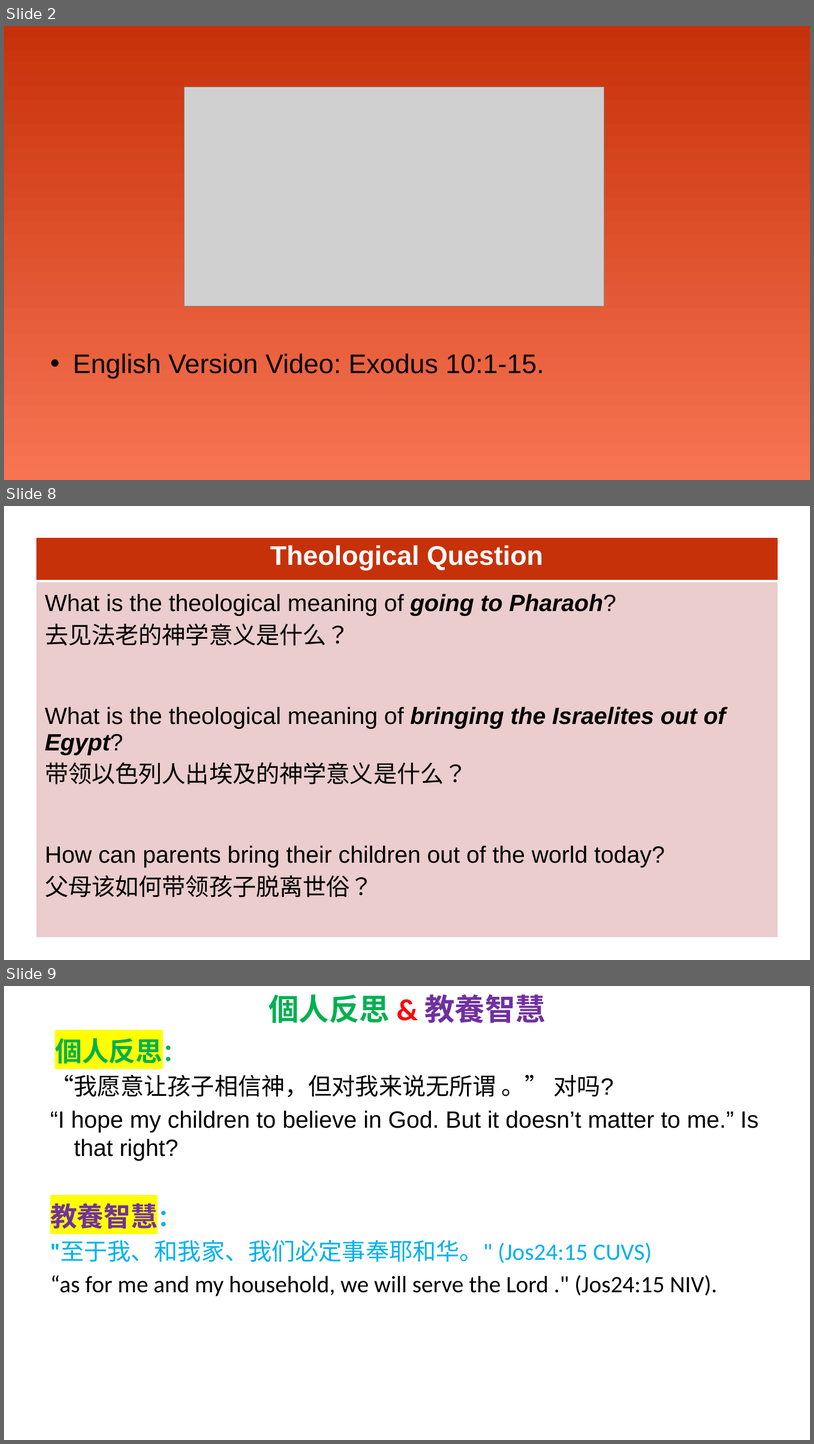
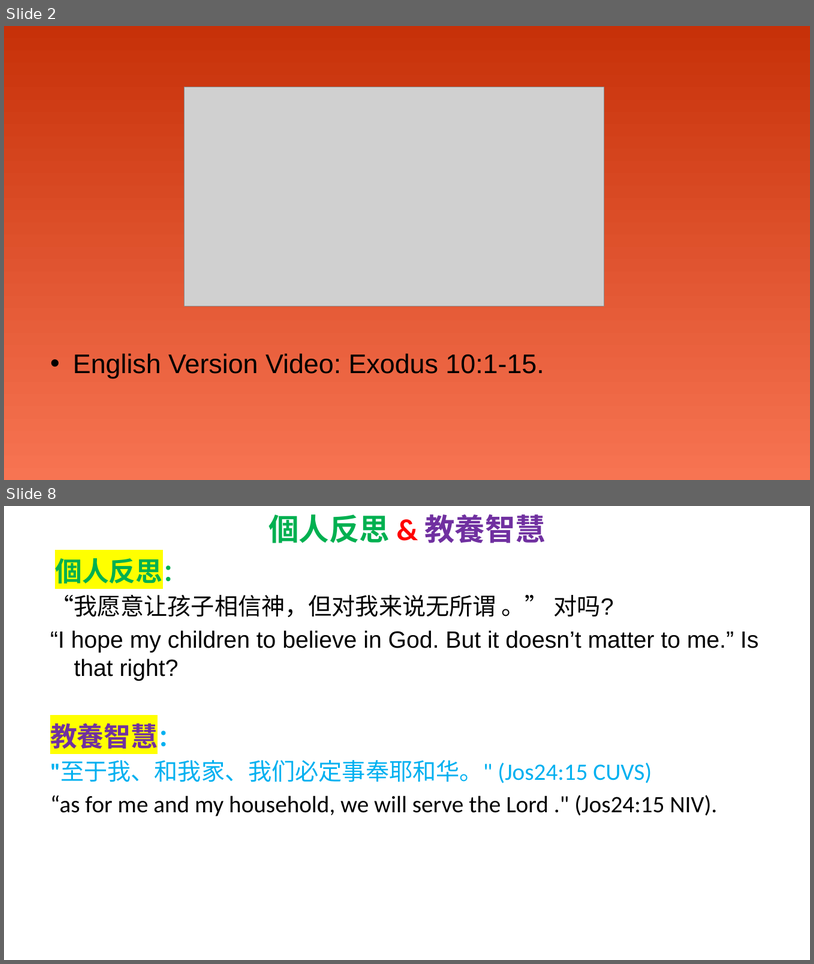
Before and after one commit to wdingbox/accc_2025_pp, a slide deck: ppt/Exodus/exo10_1_15.pptx. Shown one above the other, each under a label of ours: slides 2, 8 and 9 before the commit, slides 2 and 8 after it; the slides between them are not shown. The pictures are 814x1444 and 814x964 pixels, drawn with LibreOffice and Linux fonts; fonts in the diff are those of the drawing; grey boxes stand for pictures; background and template pictures are left out. Boxes give left, top, right and bottom in pixels: in the first picture for what was removed or moved away, otherwise in the second. Text is boxed around its words. In the diff, an @@ line names an element or a change of style, - is before the commit and + after.

```diff
--- a/ppt/Exodus/exo10_1_15.pptx
+++ b/ppt/Exodus/exo10_1_15.pptx
@@ slide 8 removed at (4, 506, 810, 960), background picture (left out) @@
@@ table removed at (36, 537, 779, 937), 2 rows, 1 columns @@
-Theological Question
-What is the theological meaning of going to Pharaoh? / 去见法老的神学意义是什么？ / What is the theological meaning of bringing the Israelites out of Egypt? / 带领以色列人出埃及的神学意义是什么？ / How can parents bring their children out of the world today? / 父母该如何带领孩子脱离世俗？
@@ what was slide 9 is now slide 8 @@
```
Also in this commit, not shown: 3 slides changed, 2 slides added, 2 other slides removed, 5 other files.
